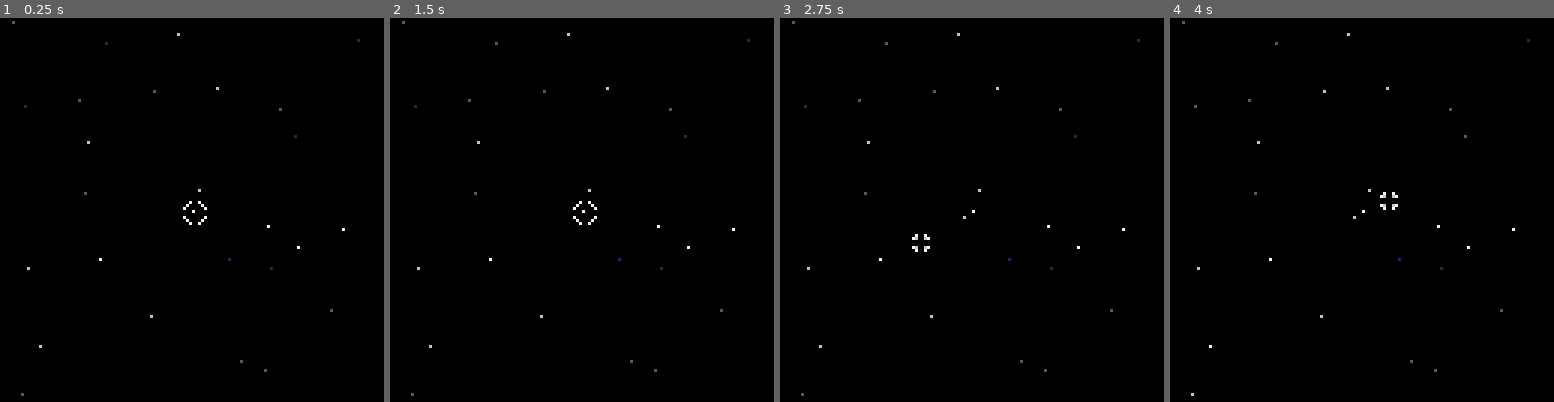
Above: before the commit, frames 1-4 (left to right).
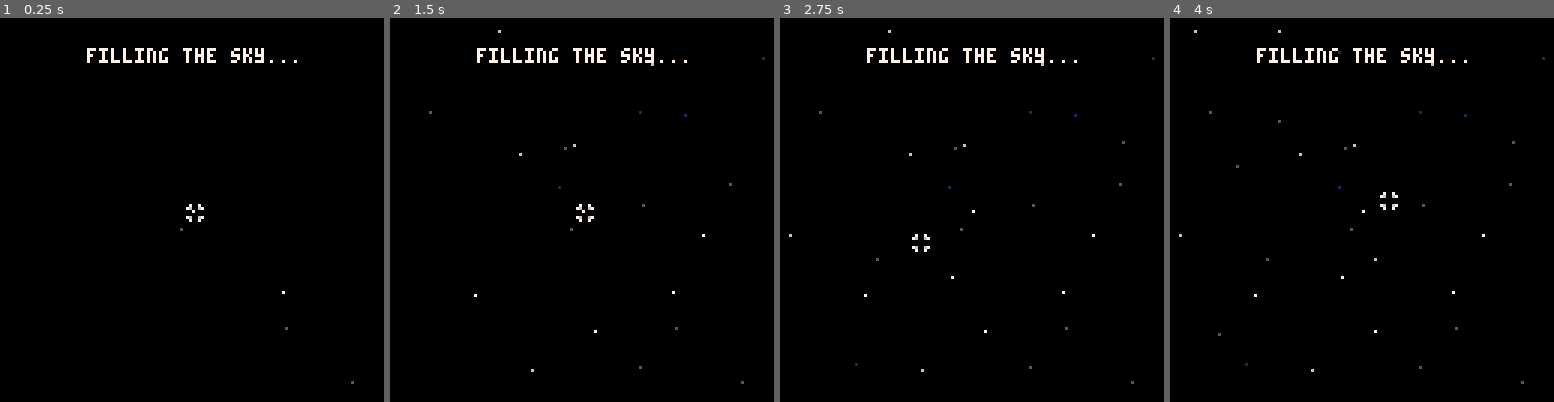
Above: after the commit, the same moments.

Repository: KeyMaster-/stargazer
Game: PICO-8 cartridge stargazer.p8
Same seed, same stepped clock (60 frames per second), same inputs: the game is played once before the commit and once after it.
Inputs:
- Up to frame 1 (0.25 s): no input
- Up to frame 2 (1.5 s): tap O (Z key) at 0.33, 0.7, 1.43 s
- Up to frame 3 (2.75 s): hold Left 1.97-2.37 s; tap O (Z key) at 2.22 s; hold Down from 2.42 s (still down)
- Up to frame 4 (4 s): release Down at 2.82 s; hold Right 2.87-3.53 s; tap O (Z key) at 3.1, 3.98 s; hold Up from 3.58 s (still down)

The runs differ from the first frame. In frame 1, 1.1% of the frame differs, in the area x 3-94%, y 0-99%; in frame 2, 1.2%, in the area x 3-98%, y 0-99%; in frame 3, 1.1%; in frame 4, 1.1%.

Commit message:
Reworked stargen to be done during update

Diff:
--- a/stargazer.p8
+++ b/stargazer.p8
@@ -1,29 +1,20 @@
 pico-8 cartridge // http://www.pico-8.com
 version 8
 __lua__
-mindist=18 + rnd(2)
-max_candidates = 10
+--todo: load seed from savefile if there is one saved
+-- srand(512)
+
 sky_size = 256
-
-pertubation = 13 + rnd(4)
 
 twinkling_base = 150
 twinkling_rnd = 120
 
-stars={}
-csr={}
-csr.x=64
-csr.y=64
-
-csr_gfx = 0
-
-cam={}
-cam.x=sky_size / 2 - 64
-cam.y=sky_size / 2 - 64
-
-function txt_w(str)
-  return #str * 4 - 1 --#str * 3 for letter width, + #str - 1 for spacing
-end
+function set_twinkle(star)
+  star.timer = twinkling_base + flr(rnd(twinkling_rnd))
+  star.col = star.base_col + flr(rnd(2))
+  if(star.col == 2) star.col = 5
+end
+
   --checks if x1,y1 is within dist distance from x2,y2
 function dist_check(x1,y1,x2,y2,dist)
     --if outisde bounding box, not in distance
@@ -34,75 +25,106 @@
   return false
 end
 
-function rect_check(x,y,x1,y1,x2,y2)
-  if x<x1 or x > x2 or y < y1 or y > y2 then return false end
-  return true
-end
-
-function set_twinkle(star)
-  star.timer = twinkling_base + flr(rnd(twinkling_rnd))
-  star.col = star.base_col + flr(rnd(2))
-  if(star.col == 2) star.col = 5
-end
-
-function make_star(x, y)
-  local star = {}
-  star.x = x
-  star.y = y
-  star.base_col = 4 + flr(rnd(3))
-  if(star.base_col == 4) star.base_col = 1
-  set_twinkle(star)
-  star.timer -= flr(rnd(twinkling_base))
-  return star
-end
-
-function _init()
-  stars[1] = make_star(sky_size / 2, sky_size / 2)
-
-  local active = {}
-  add(active, 1)
-
-  while #active != 0 do
-    local active_idx = active[flr(rnd(#active))+1]
-    local active_star = stars[active_idx]
-    local i=1
-    while i<=max_candidates do
-      local r = rnd(2*mindist) + mindist
-      local angle = rnd(1)
-
-      local new_x = flr(cos(angle) * r) + active_star.x
-      local new_y = flr(sin(angle) * r) + active_star.y
-
-      if rect_check(new_x, new_y, 0, 0, sky_size-1, sky_size-1) then
-        local valid = true
-        for j=1,#stars do
-          local other_star = stars[j]
-
-          if dist_check(new_x, new_y, other_star.x, other_star.y, mindist) then
-            valid = false
-            break
-          end
-        end
-        if valid then
-          new_x += flr(rnd(2*pertubation) - pertubation)
-          new_y += flr(rnd(2*pertubation) - pertubation)
-          if rect_check(new_x, new_y, 0, 0, sky_size-1, sky_size-1) then --pertubation might move the star off-world
-            local new_star = make_star(new_x, new_y)
-            add(stars, new_star)
-            add(active, #stars)
-            break
-          end
+stars={}
+
+star_gen = {
+  mindist = 18 + rnd(2),
+  max_candidates = 10,
+  pertubation = 13 + rnd(4),
+  done = false,
+  active = {},
+
+  rect_check = function(x,y,x1,y1,x2,y2)
+    if x<x1 or x > x2 or y < y1 or y > y2 then return false end
+    return true
+  end,
+  make_star = function(x,y)
+    local star = {}
+    star.x = x
+    star.y = y
+    star.base_col = 4 + flr(rnd(3))
+    if(star.base_col == 4) star.base_col = 1
+    set_twinkle(star)
+    star.timer -= flr(rnd(twinkling_base))
+    return star
+  end
+}
+
+function star_gen:init()
+  stars[1] = self.make_star(sky_size / 2, sky_size / 2)
+
+  add(self.active, 1)
+end
+
+function star_gen:update()
+
+  local active_idx = self.active[flr(rnd(#self.active))+1]
+  local active_star = stars[active_idx]
+  local i=1
+  while i<=self.max_candidates do
+    local r = rnd(2*self.mindist) + self.mindist
+    local angle = rnd(1)
+
+    local new_x = flr(cos(angle) * r) + active_star.x
+    local new_y = flr(sin(angle) * r) + active_star.y
+
+    if self.rect_check(new_x, new_y, 0, 0, sky_size-1, sky_size-1) then
+      local valid = true
+      for j=1,#stars do
+        local other_star = stars[j]
+
+        if dist_check(new_x, new_y, other_star.x, other_star.y, self.mindist) then
+          valid = false
+          break
         end
       end
-      i += 1
+      if valid then
+        new_x += flr(rnd(2*self.pertubation) - self.pertubation)
+        new_y += flr(rnd(2*self.pertubation) - self.pertubation)
+        if self.rect_check(new_x, new_y, 0, 0, sky_size-1, sky_size-1) then --pertubation might move the star off-world
+          local new_star = self.make_star(new_x, new_y)
+          add(stars, new_star)
+          add(self.active, #stars)
+          break
+        end
+      end
     end
-    if i == max_candidates + 1 then --all candidates failed, remove this point form the active list
-      del(active, active_idx)
-    end
-  end
+    i += 1
+  end
+  if i == self.max_candidates + 1 then --all candidates failed, remove this point form the active list
+    del(self.active, active_idx)
+  end
+
+  self.done = #self.active == 0
+end
+
+csr={
+  x=64,
+  y=64
+}
+
+csr_gfx = 0
+
+cam={
+  x=sky_size / 2 - 64,
+  y=sky_size / 2 - 64
+}
+
+function txt_w(str)
+  return #str * 4 - 1 --#str * 3 for letter width, + #str - 1 for spacing
+end
+
+function _init()
+  star_gen:init()
+
+  update_gen = true
 end
 
 function _update()
+  if not star_gen.done then
+    star_gen:update()
+  end
+
   local csr_step = 1
   if(btn(4)) then csr_step = 4 end
   if(btn(0)) then csr.x -= csr_step end
@@ -120,11 +142,13 @@
   cam.x = mid(cam.x, 0, sky_size - 128)
   cam.y = mid(cam.y, 0, sky_size - 128)
 
-  csr_gfx = 0
-  for star in all(stars) do
-    star.timer -= 1
-    if dist_check(csr.x + cam.x, csr.y + cam.y, star.x, star.y, 3) then
-      csr_gfx = 1
+  if star_gen.done then
+    csr_gfx = 0
+    for star in all(stars) do
+      star.timer -= 1
+      if dist_check(csr.x + cam.x, csr.y + cam.y, star.x, star.y, 3) then
+        csr_gfx = 1
+      end
     end
   end
 end
@@ -145,7 +169,7 @@
   camera()
   spr(csr_gfx, csr.x-3, csr.y-3)
 
-  camera(cam.x, cam.y)
+  if not star_gen.done then print('filling the sky...', 29, 10, 7) end
 end
 __gfx__
 00000000007007000000000000000000000000000000000000000000000000000000000000000000000000000000000000000000000000000000000000000000
